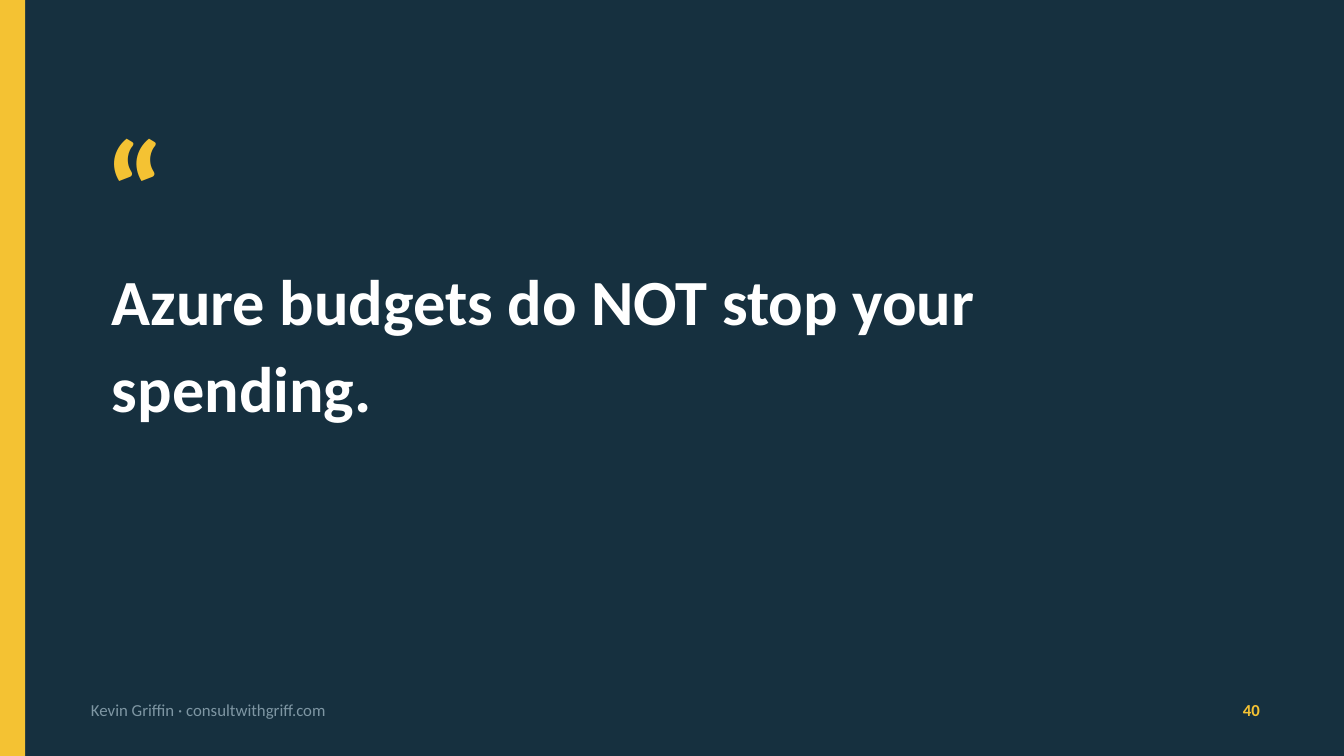
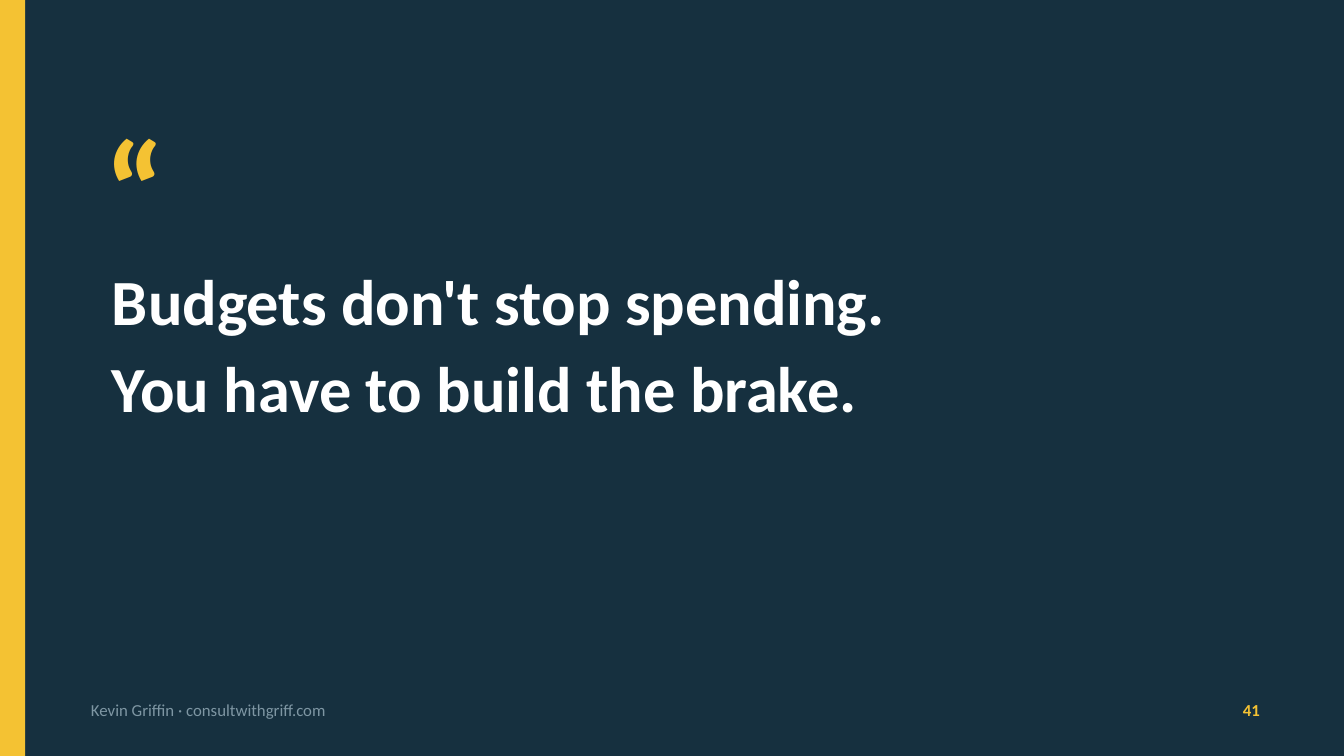
Before and after one commit to 1kevgriff/my-8000-serverless-mistake, a slide deck: slide 41 of slides/My $8000 Serverless Mistake v2.pptx (slide 40 before the commit). Drawn at 1344x756 pixels with LibreOffice and Linux fonts; fonts in the diff are those of the drawing. Boxes give left, top, right and bottom in pixels: in the first picture for what was removed or moved away, otherwise in the second. Text is boxed around its words. In the diff, an @@ line names an element or a change of style, - is before the commit and + after.

```diff
--- a/slides/My $8000 Serverless Mistake v2.pptx
+++ b/slides/My $8000 Serverless Mistake v2.pptx
@@ text at [112,279,885,413]: text changed @@
-Azure budgets do NOT stop your spending.
+Budgets don't stop spending.
+You have to build the brake.
@@ text at [1243,705,1260,716]: text changed @@
-40
+41
```
Also in this commit, not shown: 43 other slides changed, 2 slides added, 2 other files.
